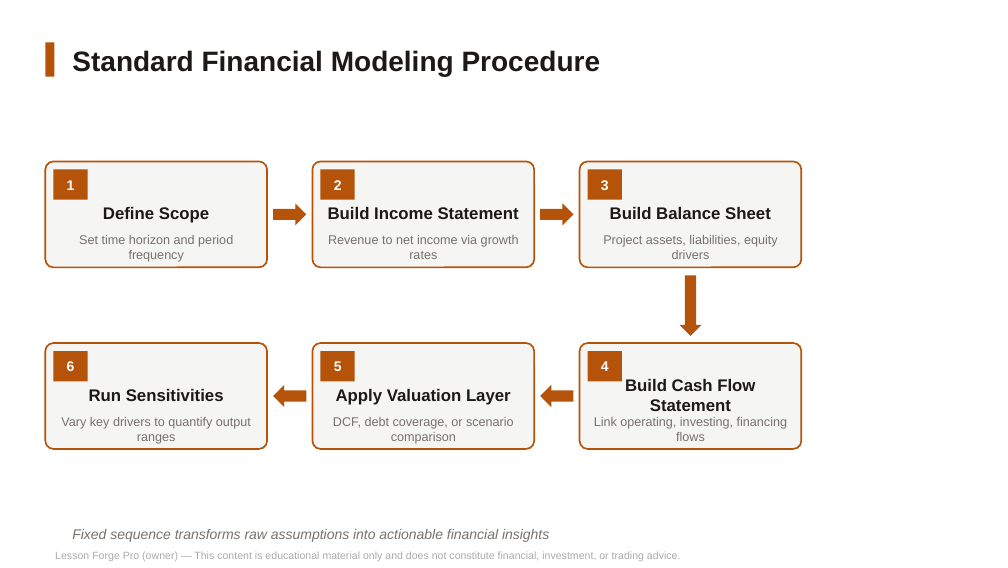
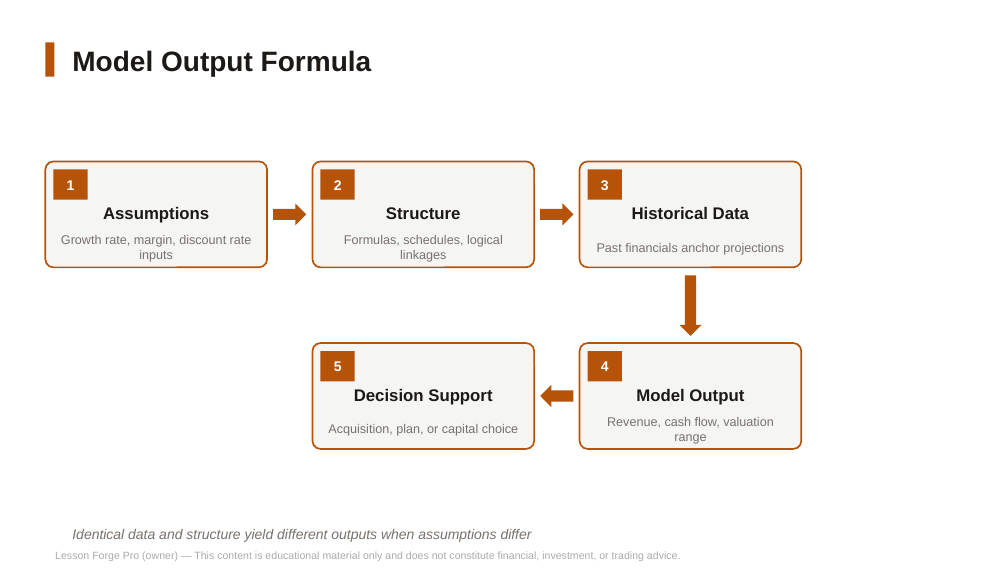
Before and after one commit to mbinmahfooz74-svg/lesson-forge-pro, a slide deck: slide 10 of docs/fmva/packs/day1-slides.pptx (slide 7 before the commit). Drawn at 1008x568 pixels with LibreOffice and Linux fonts; fonts in the diff are those of the drawing. Boxes give left, top, right and bottom in pixels: in the first picture for what was removed or moved away, otherwise in the second. Text is boxed around its words. In the diff, an @@ line names an element or a change of style, - is before the commit and + after.

```diff
--- a/docs/fmva/packs/day1-slides.pptx
+++ b/docs/fmva/packs/day1-slides.pptx
@@ text at [72,50,372,76]: text changed @@
-Standard Financial Modeling Procedure
+Model Output Formula
@@ text at [103,207,209,223]: text changed @@
-Define Scope
+Assumptions
@@ text at [386,207,461,219]: text changed @@
-Build Income Statement
+Structure
@@ text at [632,207,749,219]: text changed @@
-Build Balance Sheet
+Historical Data
@@ text at [61,235,252,262]: text changed @@
-Set time horizon and period frequency
+Growth rate, margin, discount rate inputs
@@ text at [344,235,503,262]: text changed @@
-Revenue to net income via growth rates
+Formulas, schedules, logical linkages
@@ text at [597,243,784,255]: text changed @@
-Project assets, liabilities, equity drivers
+Past financials anchor projections
@@ rounded rectangle removed at [45,343,267,449] @@
@@ rectangle removed at [53,351,88,381] @@
-6
@@ text removed at [89,389,224,401] @@
-Run Sensitivities
@@ left arrow removed at [273,384,306,406] @@
@@ text at [354,389,492,405]: text changed @@
-Apply Valuation Layer
+Decision Support
@@ text at [636,389,744,405]: text changed @@
-Build Cash Flow Statement
+Model Output
@@ text removed at [61,417,251,444] @@
-Vary key drivers to quantify output ranges
@@ text at [607,417,773,444]: text changed @@
-Link operating, investing, financing flows
+Revenue, cash flow, valuation range
@@ text at [328,424,518,436]: text changed @@
-DCF, debt coverage, or scenario comparison
+Acquisition, plan, or capital choice
@@ text at [72,529,532,542]: text changed @@
-Fixed sequence transforms raw assumptions into actionable financial insights
+Identical data and structure yield different outputs when assumptions differ
```
Also in this commit, not shown: 9 other slides changed, 7 slides removed, 28 other files.
